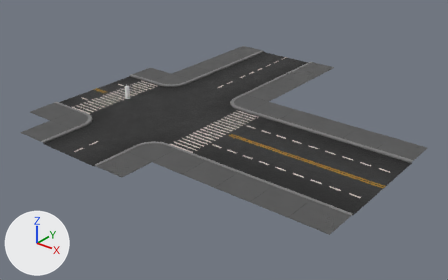
The Blender file cubicity_ASSETS/cubicity_ASSETS.blend: old version first, new version second.
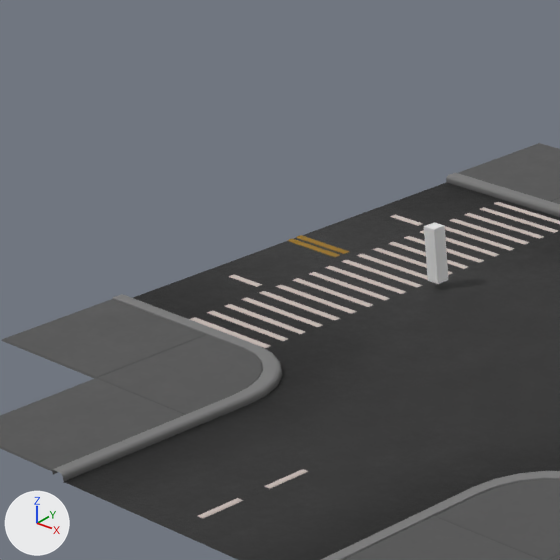
Each version appears first whole from a 50 mm camera at (11.86, -11.98, 7.16) aimed at (1.7, 0.72, -0.72), and next in a close-up on the part from 6% to 35% of the width and 13% to 58% of the height. Lighting does not change. The marker at lower left points along +X, +Y and +Z. The same objects are shown in both versions, whatever each file hides.

In view in the first close-up: 'ref_human', 'street-4lane2laneintersection-rf'.
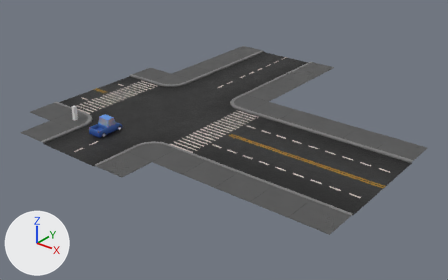
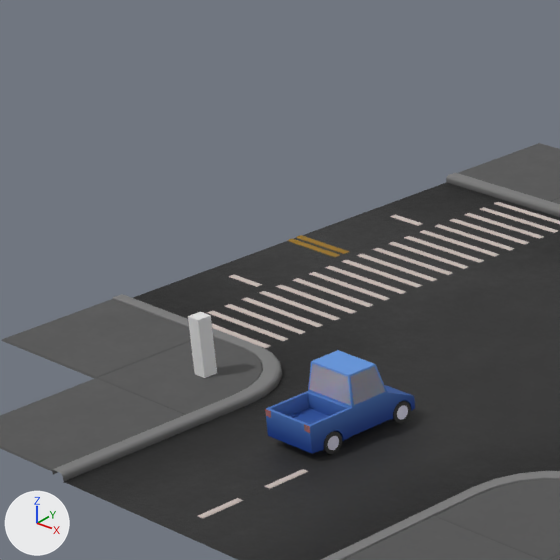
Diff of the bpy script that builds the scene:
```diff
--- a/cubicity_ASSETS/cubicity_ASSETS.blend.py
+++ b/cubicity_ASSETS/cubicity_ASSETS.blend.py
@@ mat_cubicity_glass @@
+mat_cubicity_glass = bpy.data.materials.new('cubicity_glass')
+# nodes: Attribute, BsdfPrincipled, Mapping, Mix, OutputMaterial, TexCoord, TexGradient
@@ me_cube_012 @@
+me_cube_012.from_pydata(...)  # 388 vertices, 266 faces; spans x -0.201..0.0, y -0.383..0.453, z 0.0..0.441
+me_cube_012.polygons.foreach_set('use_smooth', [True] * 266)
+# faces by material slot: [123, 7, 4, 2, 130]
+me_cube_012.materials.append(mat_cubicity_painted)
+me_cube_012.materials.append(mat_cubicity_glass)
+me_cube_012.materials.append(mat_cubicity_metal)
+me_cube_012.materials.append(mat_cubicity_glass_emit)
+me_cube_012.materials.append(mat_cubicity_concrete)
@@ ob_ref_human @@
 ob_ref_human = bpy.data.objects.new('ref_human', me_cube)
-ob_ref_human.location = (-1.5, 0.0, 0.0)
+ob_ref_human.location = (-1.5, -2.024, -0.003)
@@ ob_vehicle_pickuptruck_rf @@
+ob_vehicle_pickuptruck_rf = bpy.data.objects.new('vehicle-pickuptruck-rf', me_cube_012)
+ob_vehicle_pickuptruck_rf.location = (-0.245, -2.024, -0.052)
+_m = ob_vehicle_pickuptruck_rf.modifiers.new('Mirror', 'MIRROR')
+_m.use_clip = True
```

Boxes (x1, y1, x2, y2) around the edits, measured in the close-ups (560 x 560 px):
'vehicle-pickuptruck-rf', added
    after: (265, 350, 415, 454)
    faces in mat_cubicity_painted: (266, 350, 415, 454)
    faces in mat_cubicity_glass: (309, 364, 385, 405)
    faces in mat_cubicity_concrete: (323, 401, 411, 454)
    faces in mat_cubicity_metal: (328, 405, 408, 450)
'ref_human', moved
    before: (424, 222, 448, 284)
    after: (188, 312, 217, 378)
